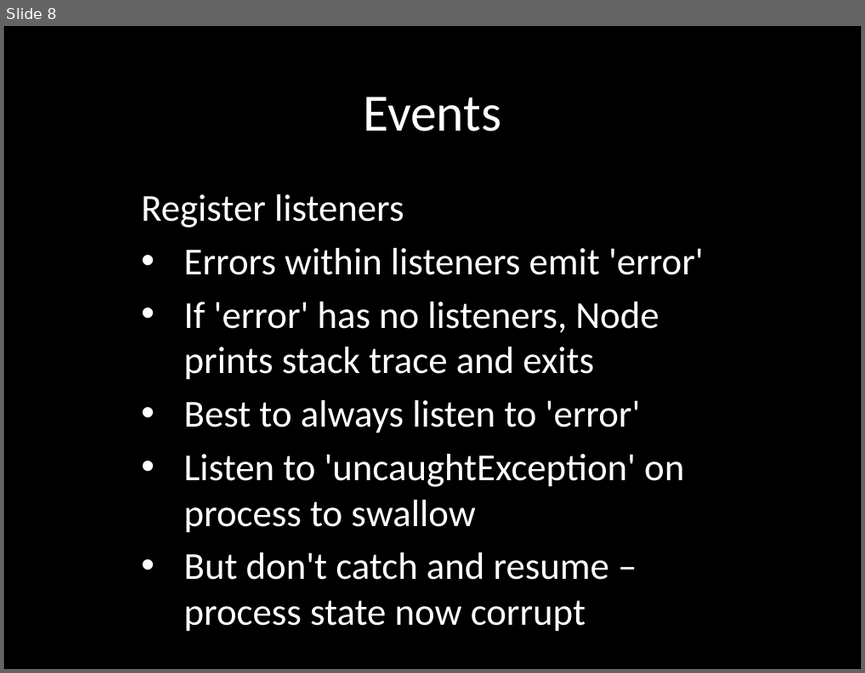
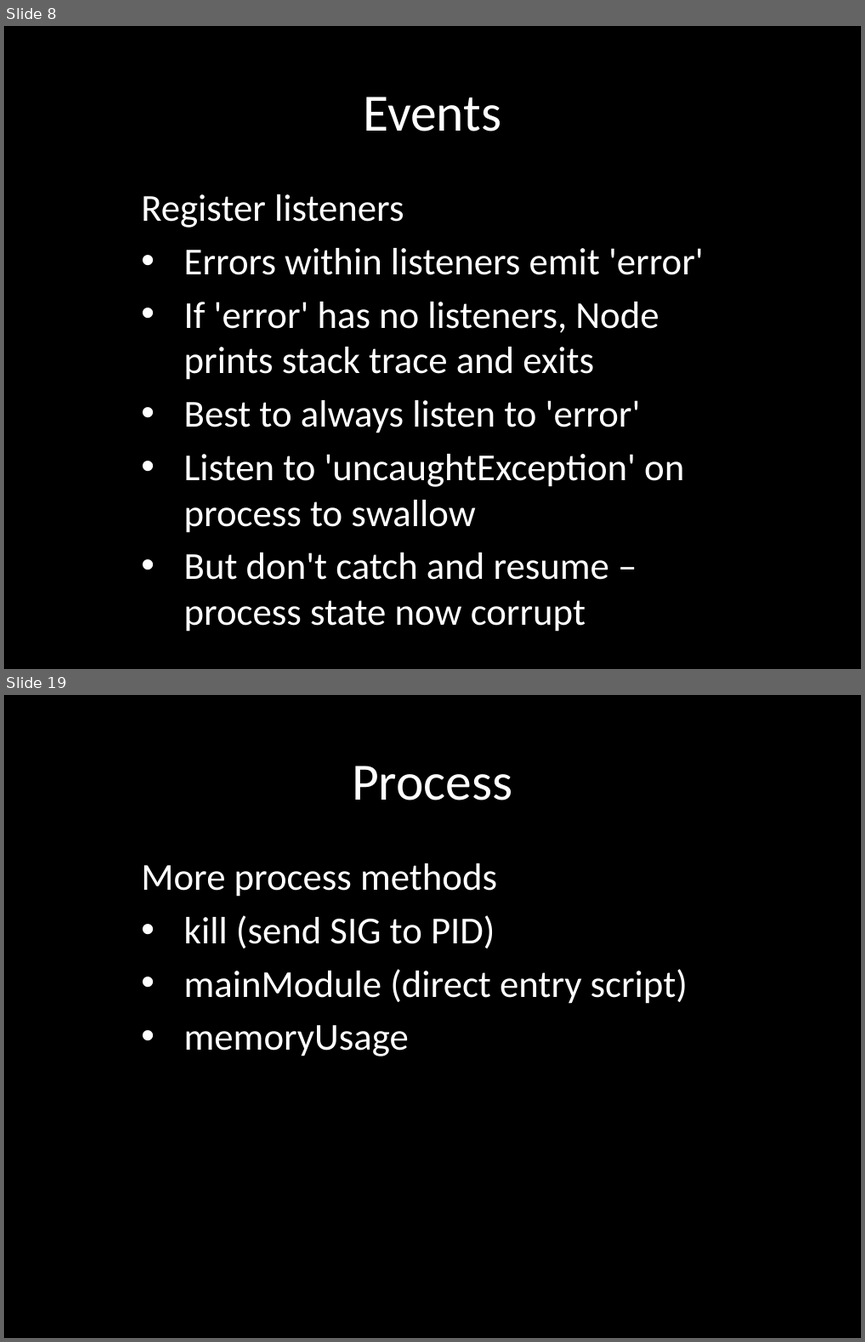
Before and after one commit to eliasjames/training-node, a slide deck: slides/Node Slides Day 2.pptx. Shown one above the other, each under a label of ours: slide 8 before the commit, slides 8 and 19 after it; the slides between them are not shown. The pictures are 865x673 and 865x1342 pixels, drawn with LibreOffice and Linux fonts; fonts in the diff are those of the drawing. Boxes give left, top, right and bottom in pixels: in the first picture for what was removed or moved away, otherwise in the second. Text is boxed around its words. In the diff, an @@ line names an element or a change of style, - is before the commit and + after.

Commit message:
Day 2 slides: events, streams, process

```diff
--- a/slides/Node Slides Day 2.pptx
+++ b/slides/Node Slides Day 2.pptx
@@ slide 19 added at [4, 695, 861, 1338], background #000000 @@
@@ title added at [352, 766, 513, 800], 44 pt, text #FFFFFF @@
+Process
@@ subtitle added at [141, 863, 687, 1056], 32 pt, text #FFFFFF @@
+More process methods
+• kill (send SIG to PID)
+• mainModule (direct entry script)
+• memoryUsage
```
Also in this commit, not shown: 14 other slides added.
